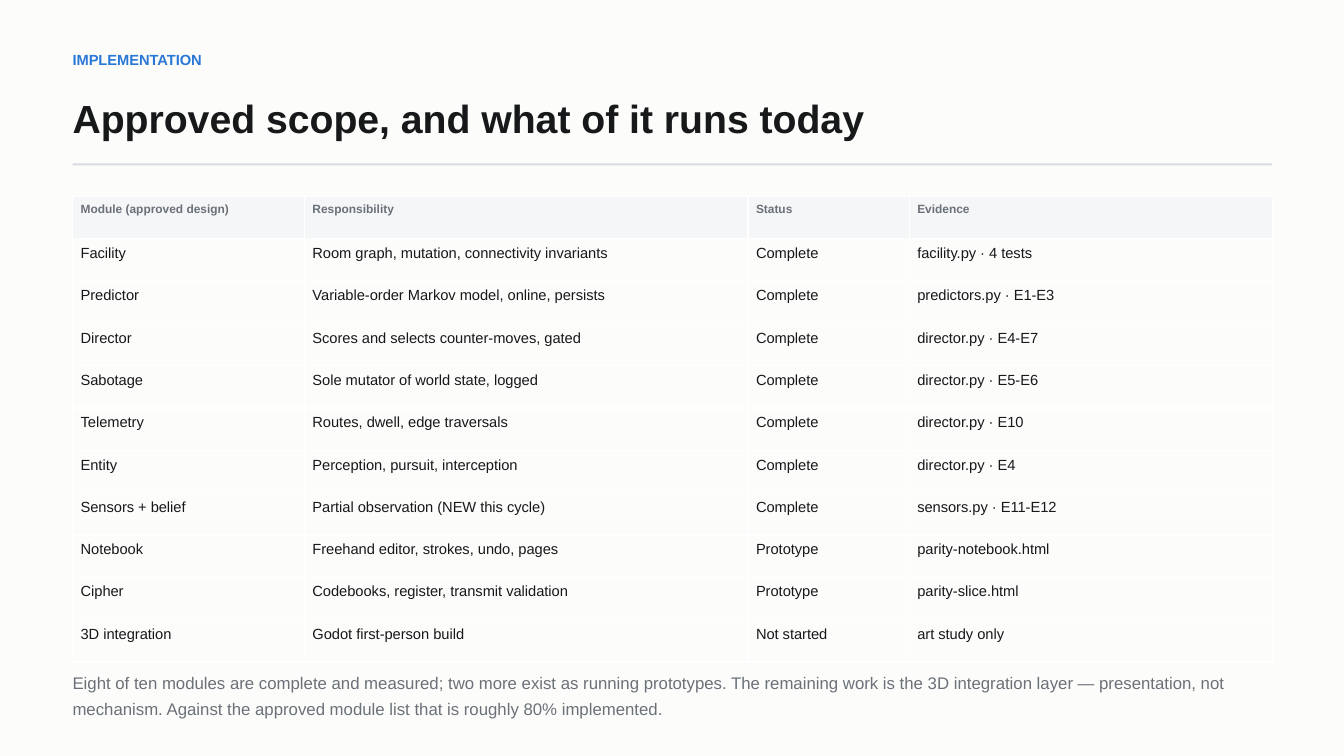
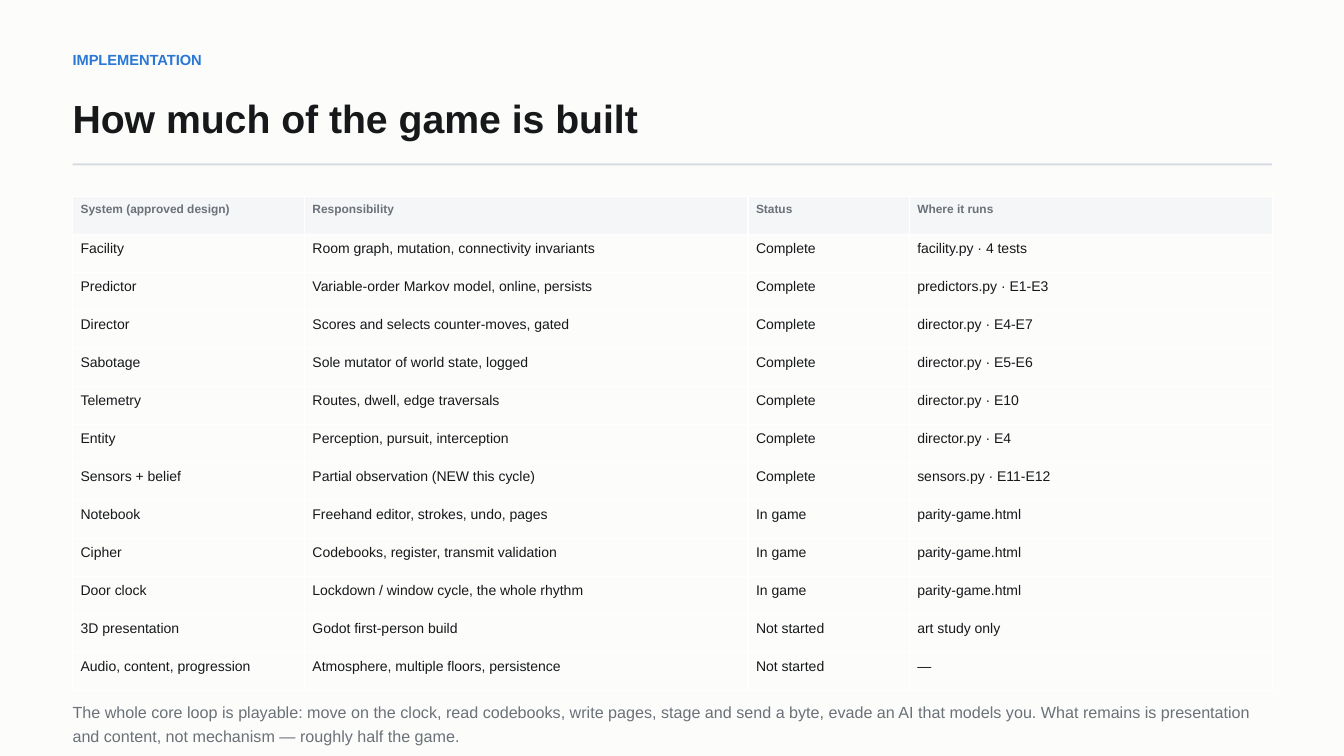
Before and after one commit to Sh1v4mKum4r/parity, a slide deck: slide 5 of docs/PARITY-review3-deck.pptx (slide 3 before the commit). Drawn at 1344x756 pixels with LibreOffice and Linux fonts; fonts in the diff are those of the drawing. Boxes give left, top, right and bottom in pixels: in the first picture for what was removed or moved away, otherwise in the second. Text is boxed around its words. In the diff, an @@ line names an element or a change of style, - is before the commit and + after.

```diff
--- a/docs/PARITY-review3-deck.pptx
+++ b/docs/PARITY-review3-deck.pptx
@@ text at [73,104,638,141]: text changed @@
-Approved scope, and what of it runs today
+How much of the game is built
@@ table at [73,197,1272,691] @@
-row 1, column 1: Module (approved design)
+row 1, column 1: System (approved design)
-row 1, column 4: Evidence
+row 1, column 4: Where it runs
-row 9: Notebook | Freehand editor, strokes, undo, pages | Prototype | parity-notebook.html
-row 10: Cipher | Codebooks, register, transmit validation | Prototype | parity-slice.html
-row 11: 3D integration | Godot first-person build | Not started | art study only
+row 9: Notebook | Freehand editor, strokes, undo, pages | In game | parity-game.html
+row 10: Cipher | Codebooks, register, transmit validation | In game | parity-game.html
+row 11: Door clock | Lockdown / window cycle, the whole rhythm | In game | parity-game.html
+row 12: 3D presentation | Godot first-person build | Not started | art study only
+row 13: Audio, content, progression | Atmosphere, multiple floors, persistence | Not started | —
@@ text at [73,706,1250,746]: text changed; size 12 to 11.5 pt @@
-Eight of ten modules are complete and measured; two more exist as running prototypes. The remaining work is the 3D integration layer — presentation, not mechanism. Against the approved module list that is roughly 80% implemented.
+The whole core loop is playable: move on the clock, read codebooks, write pages, stage and send a byte, evade an AI that models you. What remains is presentation and content, not mechanism — roughly half the game.
```
Also in this commit, not shown: 2 other slides changed, 2 slides added, 8 other files.
